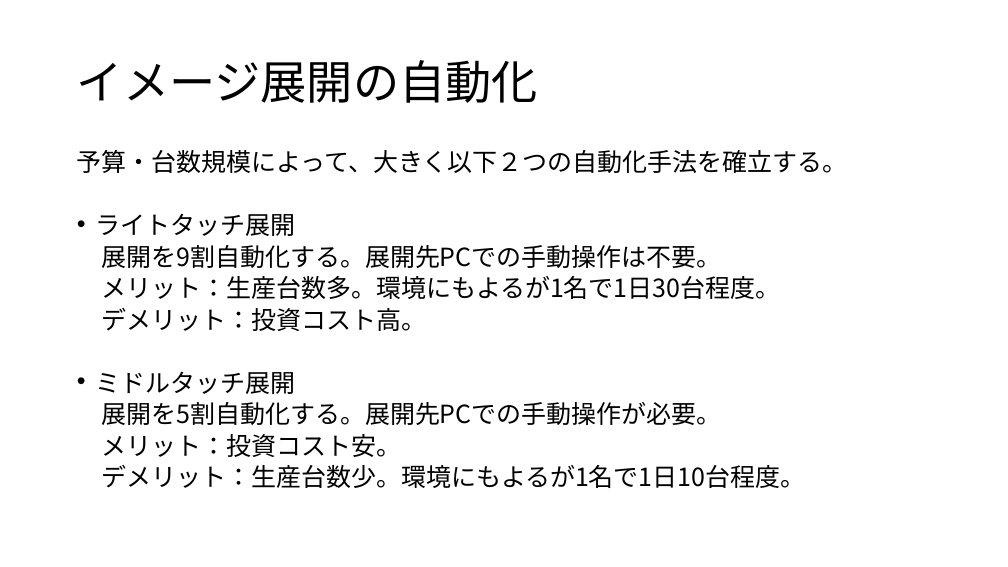
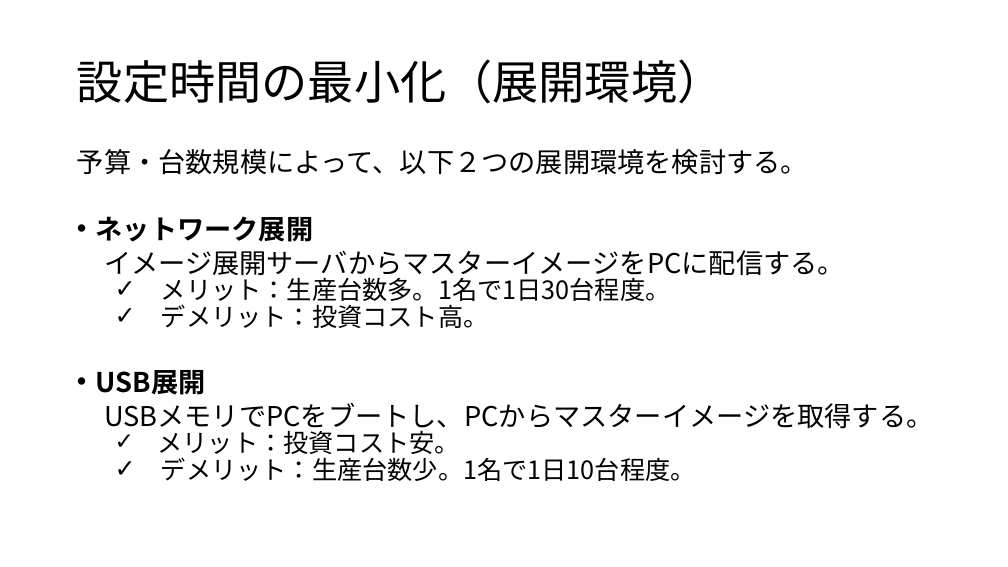
Before and after one commit to satoki-shiro/Sharing, a slide deck: slide 4 of PCイメージ展開.pptx (slide 2 before the commit). Drawn at 1008x567 pixels with LibreOffice and Linux fonts; fonts in the diff are those of the drawing. Boxes give left, top, right and bottom in pixels: in the first picture for what was removed or moved away, otherwise in the second. Text is boxed around its words. In the diff, an @@ line names an element or a change of style, - is before the commit and + after.

```diff
--- a/PCイメージ展開.pptx
+++ b/PCイメージ展開.pptx
@@ title at <box>77,59,724,104</box>: text changed @@
-イメージ展開の自動化
+設定時間の最小化（展開環境）
@@ text at <box>77,149,845,307</box>: text changed; size 23.8 to 25.9 pt @@
-予算・台数規模によって、大きく以下２つの自動化手法を確立する。
-• ライトタッチ展開
-展開を9割自動化する。展開先PCでの手動操作は不要。
-メリット：生産台数多。環境にもよるが1名で1日30台程度。
+予算・台数規模によって、以下２つの展開環境を検討する。
+• ネットワーク展開
+イメージ展開サーバからマスターイメージをPCに配信する。
+  ✓ メリット：生産台数多。1名で1日30台程度。
@@ text at <box>157,300,489,460</box>: size 23.8 to 24.1 pt in "デメリット：投資コスト高。", "メリット：投資コスト安。"; bullet none to ✓; list level 1 to 2 in "デメリット：投資コスト高。"; list level 1 to 2 in "メリット：投資コスト安。" @@
@@ text at <box>96,370,934,432</box>: text changed; size 23.8 to 25.9 pt @@
-• ミドルタッチ展開
-展開を5割自動化する。展開先PCでの手動操作が必要。
+• USB展開
+USBメモリでPCをブートし、PCからマスターイメージを取得する。
@@ text at <box>161,453,696,481</box>: text changed; size 23.8 to 24.1 pt @@
-デメリット：生産台数少。環境にもよるが1名で1日10台程度。
+  ✓ デメリット：生産台数少。1名で1日10台程度。
```
Also in this commit, not shown: 4 slides added, 1 slide removed, 1 other file.
